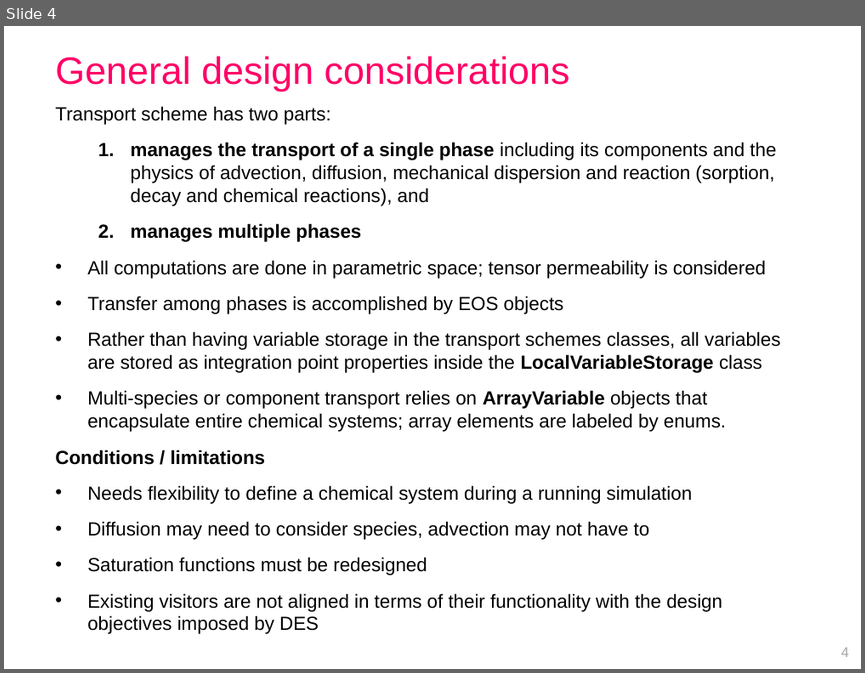
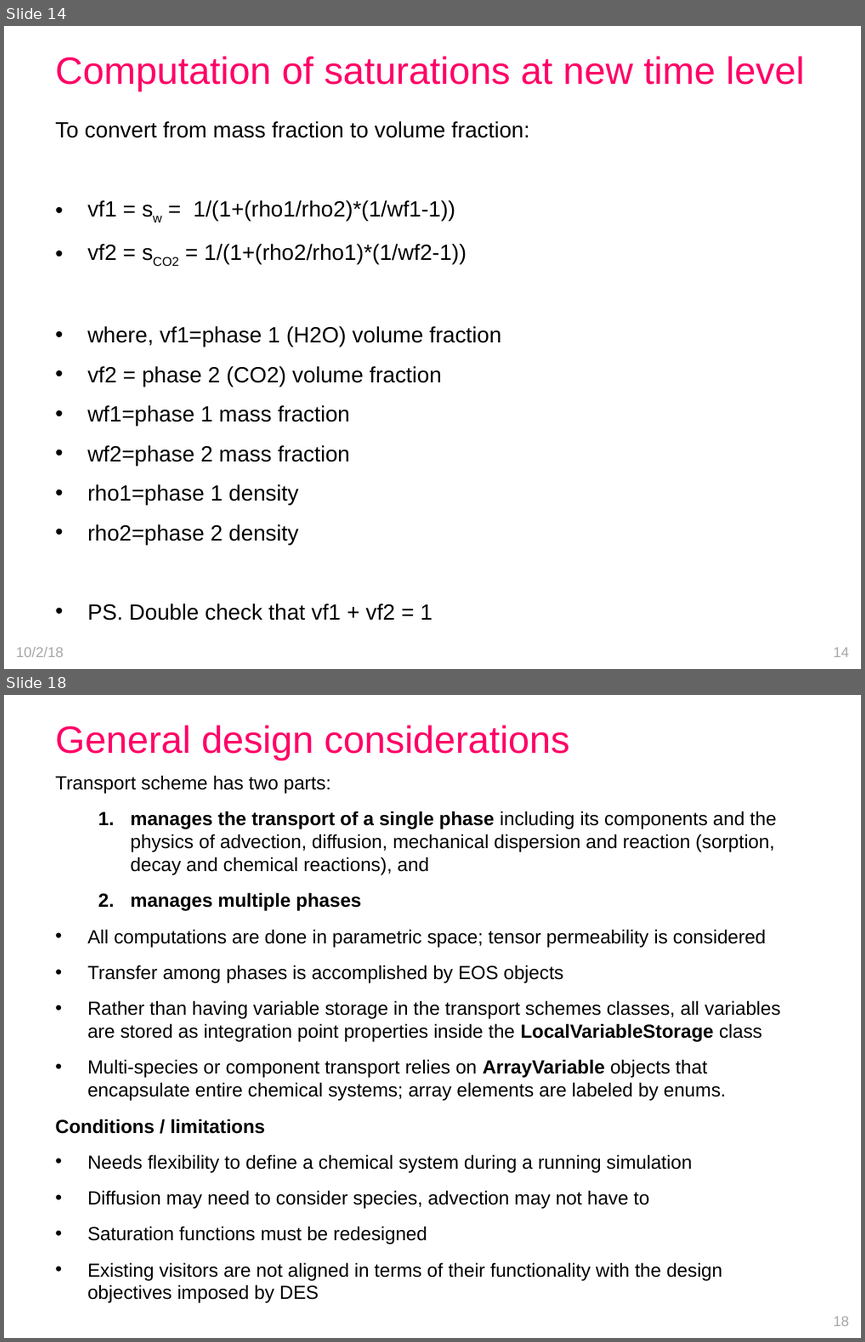
Before and after one commit to openCSMP/openCSMP, a slide deck: doc/SKM2018_Melbourne_transport_scheme.pptx. Shown one above the other, each under a label of ours: slide 4 before the commit, slides 14 and 18 after it; the slides between them are not shown. The pictures are 865x673 and 865x1342 pixels, drawn with LibreOffice and Linux fonts; fonts in the diff are those of the drawing. Boxes give left, top, right and bottom in pixels: in the first picture for what was removed or moved away, otherwise in the second. Text is boxed around its words. In the diff, an @@ line names an element or a change of style, - is before the commit and + after.

Commit message:
chore: cleanup of finite volume auxiliary functions (there were 3 similar instances of them), now there is only 1. miscallaneous cleanups

```diff
--- a/doc/SKM2018_Melbourne_transport_scheme.pptx
+++ b/doc/SKM2018_Melbourne_transport_scheme.pptx
@@ slide 14 added at (4, 26, 861, 669), background #FFFFFF @@
@@ title added at (55, 56, 804, 91), 32 pt, text #FF0066 @@
+Computation of saturations at new time level
@@ text added at (55, 121, 529, 620), 18.5 pt, text #000000 @@
+To convert from mass fraction to volume fraction:
+• vf1 = sw = 1/(1+(rho1/rho2)*(1/wf1-1))
+• vf2 = sCO2 = 1/(1+(rho2/rho1)*(1/wf2-1))
+• where, vf1=phase 1 (H2O) volume fraction
+• vf2 = phase 2 (CO2) volume fraction
+• wf1=phase 1 mass fraction
+• wf2=phase 2 mass fraction
+• rho1=phase 1 density
+• rho2=phase 2 density
+• PS. Double check that vf1 + vf2 = 1
@@ text added at (16, 646, 64, 657), 12 pt, text #A6A6A6 @@
+10/2/18
@@ page number added at (833, 646, 849, 657), 12 pt, text #A6A6A6 @@
+14
@@ what was slide 4 is now slide 18 @@
@@ page number at (833, 1315, 849, 1326): text changed @@
-4
+18
```
Also in this commit, not shown: 71 slides changed, 11 other slides added, 17 other files.
